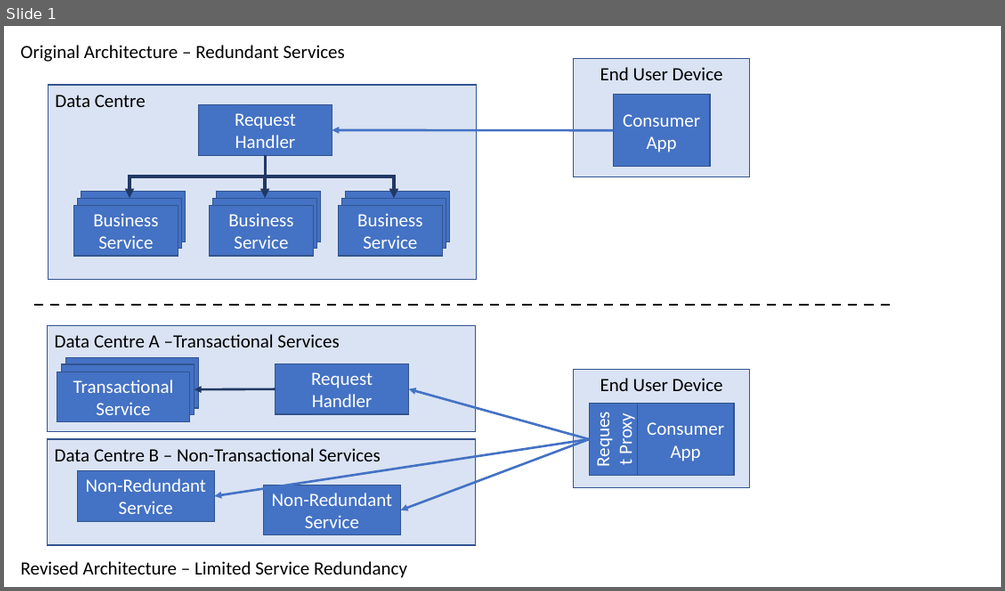
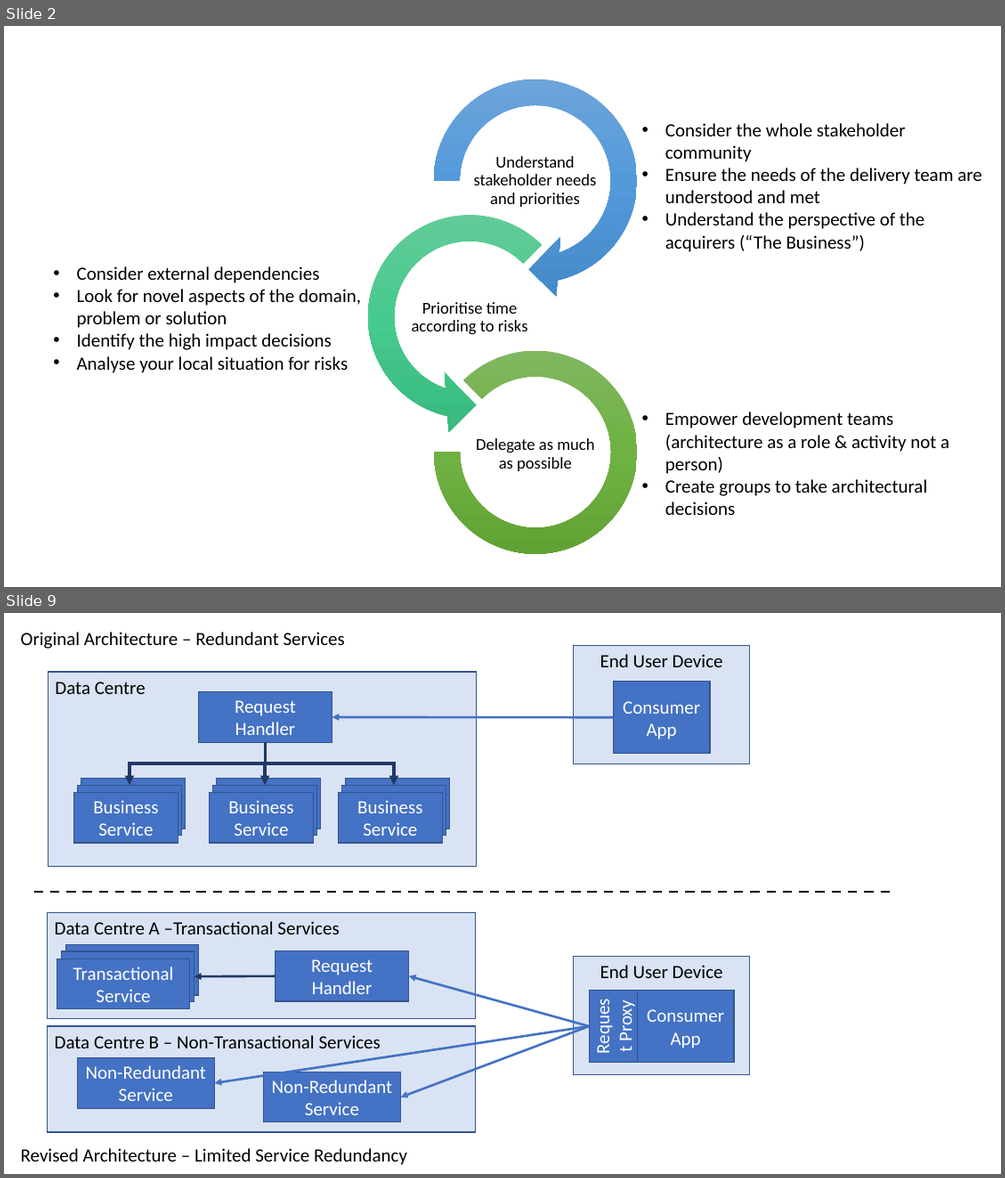
Before and after one commit to eoinwoods/phdthesis, a slide deck: Figures/Figure-Sources.pptx. Shown one above the other, each under a label of ours: slide 1 before the commit, slides 2 and 9 after it; the slides between them are not shown. The pictures are 1005x591 and 1005x1178 pixels, drawn with LibreOffice and Linux fonts; fonts in the diff are those of the drawing. Boxes give left, top, right and bottom in pixels: in the first picture for what was removed or moved away, otherwise in the second. Text is boxed around its words. In the diff, an @@ line names an element or a change of style, - is before the commit and + after.

Commit message:
Updates for PDF technical problems with fonts and graphics resolutio

```diff
--- a/Figures/Figure-Sources.pptx
+++ b/Figures/Figure-Sources.pptx
@@ slide 2 added at bbox=[4, 26, 1001, 587], background #FFFFFF @@
@@ group added at bbox=[77, 62, 982, 554]: 6 texts, 1 circular arrow, 1 left circular arrow, 1 arch (boxed as its full ring) @@
+Understand stakeholder needs and priorities
+Prioritise time according to risks
+Delegate as much as possible
+• Consider the whole stakeholder community
+• Ensure the needs of the delivery team are understood and met
+• Understand the perspective of the acquirers (“The Business”)
+• Consider external dependencies
+• Look for novel aspects of the domain, problem or solution
+• Identify the high impact decisions
+• Analyse your local situation for risks
+• Empower development teams (architecture as a role & activity not a person)
+• Create groups to take architectural decisions
@@ what was slide 1 is now slide 9 @@
```
Also in this commit, not shown: 7 other slides added, 10 other files.
